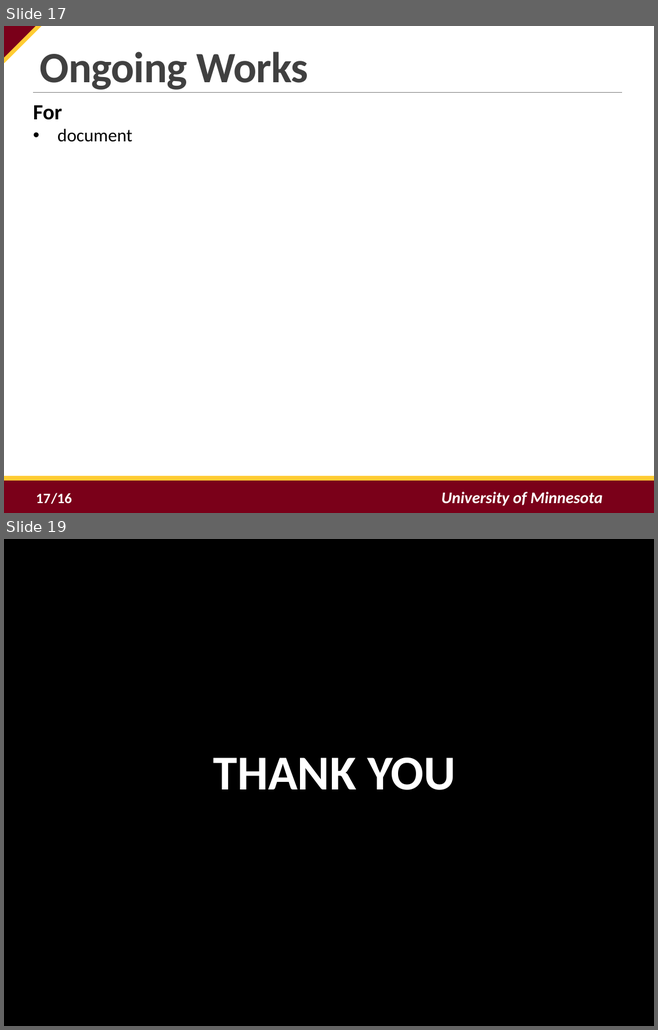
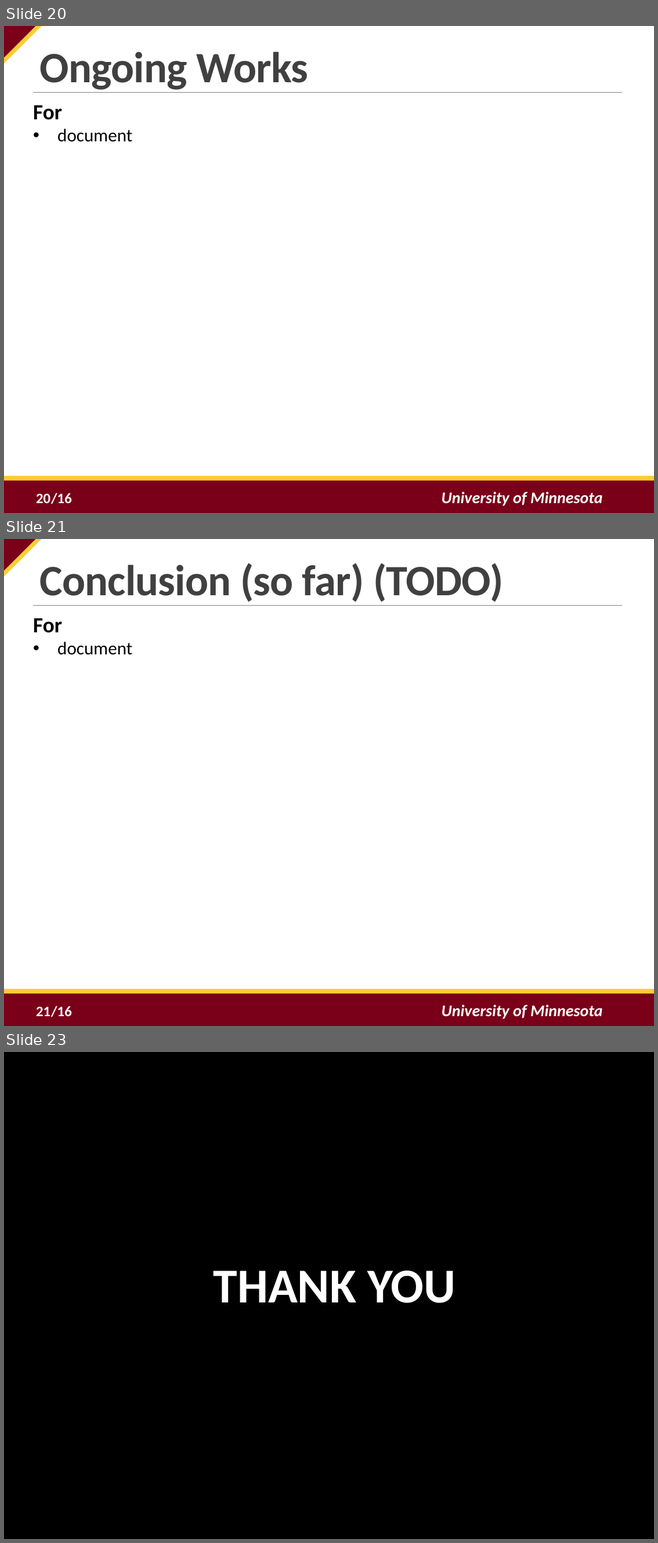
Before and after one commit to tj-byun/link-prefetching-website-fingerprinting-defense, a slide deck: final_presentation.pptx. Shown one above the other, each under a label of ours: slides 17 and 19 before the commit, slides 20, 21 and 23 after it; the slides between them are not shown. The pictures are 658x1030 and 658x1543 pixels, drawn with LibreOffice and Linux fonts; fonts in the diff are those of the drawing; background and template pictures are left out. Boxes give left, top, right and bottom in pixels: in the first picture for what was removed or moved away, otherwise in the second. Text is boxed around its words. In the diff, an @@ line names an element or a change of style, - is before the commit and + after.

```diff
--- a/final_presentation.pptx
+++ b/final_presentation.pptx
@@ slide 21 added at (4, 539, 654, 1026), background #FFFFFF; not listed: 6 template elements that a slide beside it also shows @@
@@ text added at (39, 563, 503, 606), 48 pt, text #404040, bold @@
+Conclusion (so far) (TODO)
@@ text added at (33, 618, 132, 655), 20 pt, text #000000 @@
+For
+• document
@@ page number added at (36, 1006, 50, 1016), 16 pt, text #FFFFFF, bold @@
+21
@@ what was slide 17 is now slide 20 @@
@@ page number at (36, 493, 50, 503): text changed @@
-17
+20
@@ what was slide 19 is now slide 23 @@
```
Also in this commit, not shown: 6 slides changed, 3 other slides added, 1 other file.
